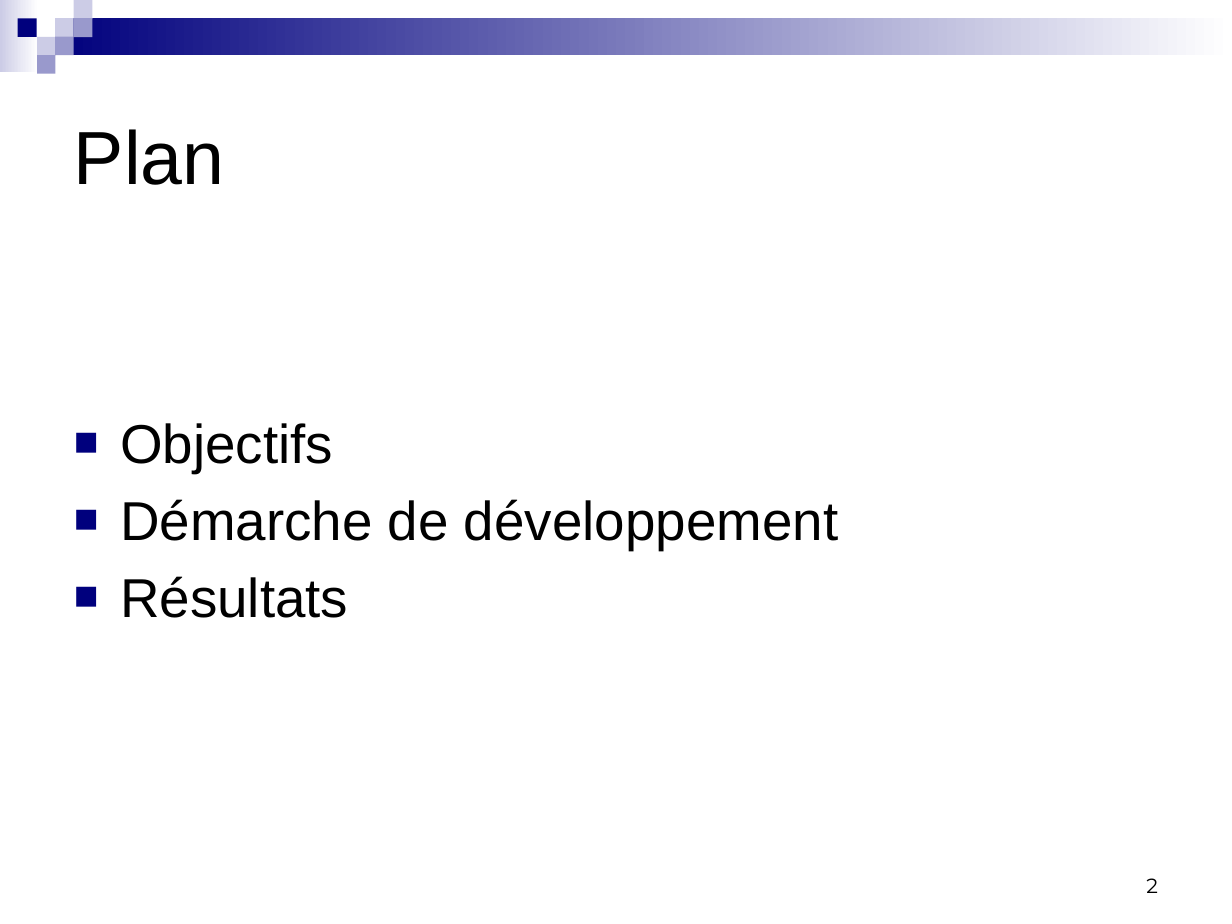
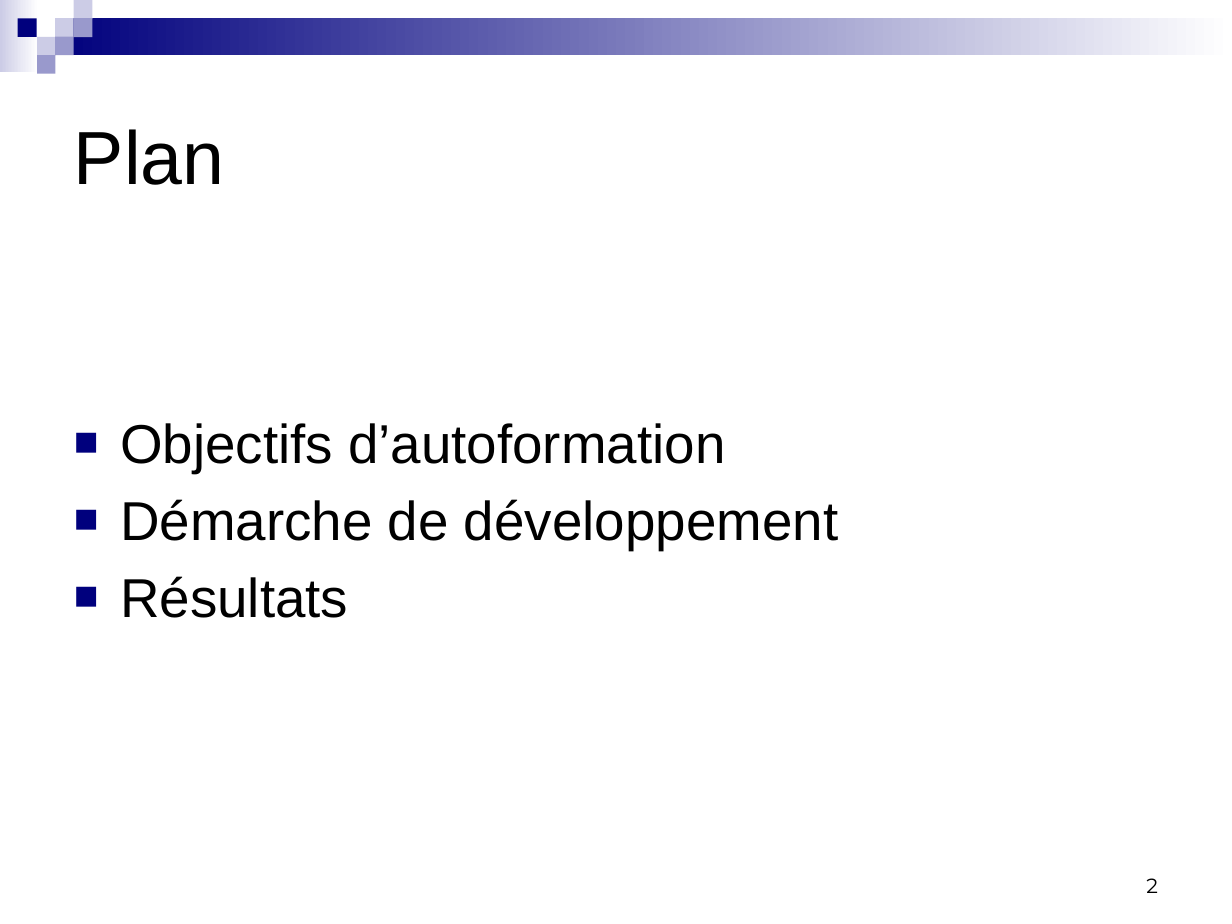
Before and after one commit to badrbouslikhin/Beluga, a slide deck: slide 2 of Rendu/PresentationFinale/Binome13PresentationFinalePRT.pptx. Drawn at 1232x924 pixels with LibreOffice and Linux fonts; fonts in the diff are those of the drawing. Boxes give left, top, right and bottom in pixels: in the first picture for what was removed or moved away, otherwise in the second. Text is boxed around its words. In the diff, an @@ line names an element or a change of style, - is before the commit and + after.

```diff
--- a/Rendu/PresentationFinale/Binome13PresentationFinalePRT.pptx
+++ b/Rendu/PresentationFinale/Binome13PresentationFinalePRT.pptx
@@ text at bbox=[120, 423, 725, 473]: text changed @@
-■ Objectifs
+■ Objectifs d’autoformation
```
Also in this commit, not shown: 8 other slides changed, 1 slide added.
